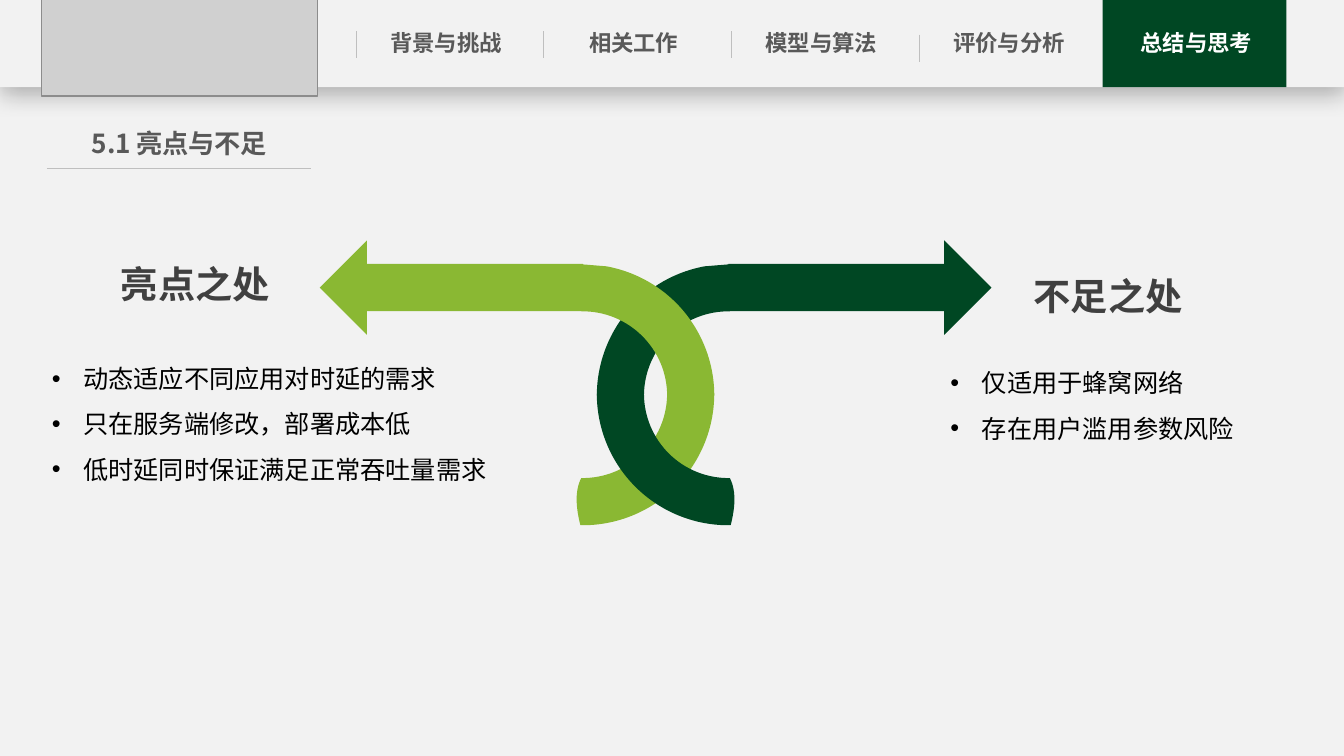
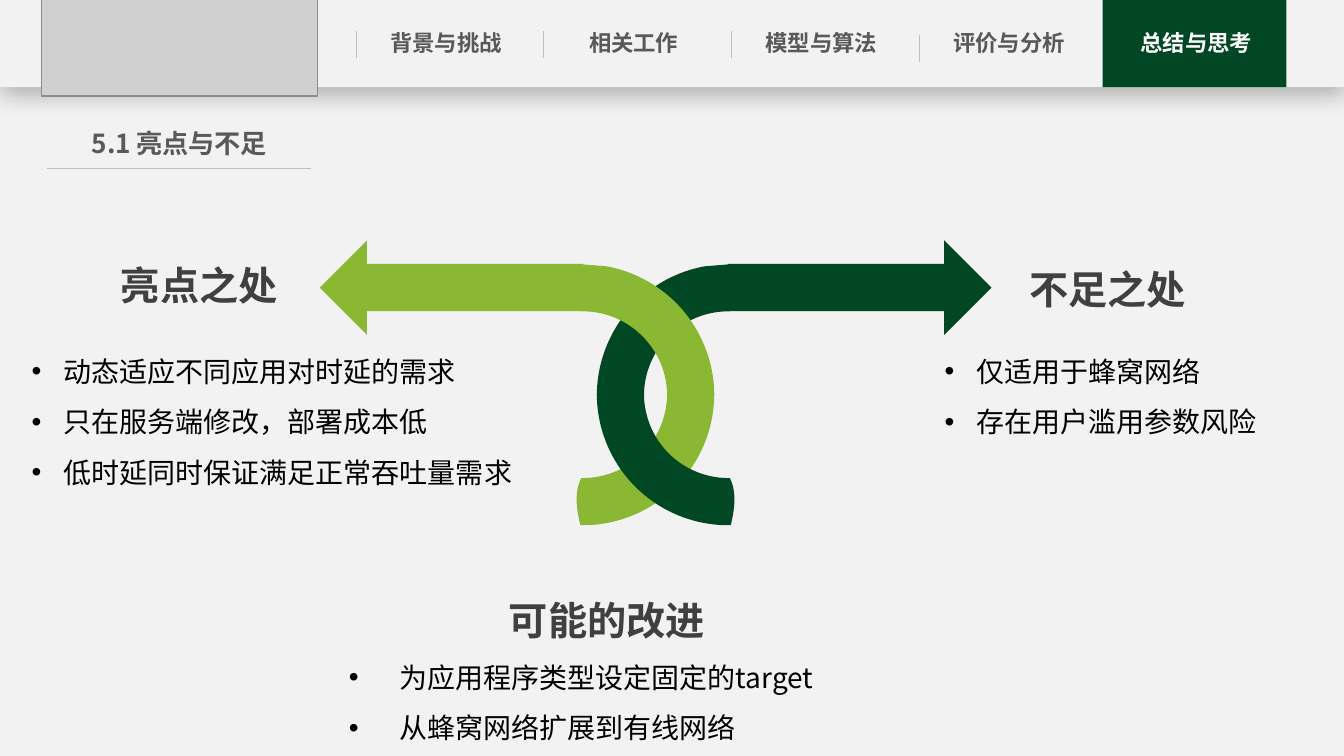
Before and after one commit to Enderfga/Enderfga, a slide deck: slide 22 of Report/C2TCP A Flexible Cellular TCP to Meet Stringent Delay Requirements.pptx (slide 24 before the commit). Drawn at 1344x756 pixels with LibreOffice and Linux fonts; fonts in the diff are those of the drawing; grey boxes stand for pictures. Boxes give left, top, right and bottom in pixels: in the first picture for what was removed or moved away, otherwise in the second. Text is boxed around its words. In the diff, an @@ line names an element or a change of style, - is before the commit and + after.

```diff
--- a/Report/C2TCP A Flexible Cellular TCP to Meet Stringent Delay Requirements.pptx
+++ b/Report/C2TCP A Flexible Cellular TCP to Meet Stringent Delay Requirements.pptx
@@ text "亮点之处" at <box>121,266,278,304</box>: size 26.6 to 28 pt @@
@@ text "不足之处" at <box>1029,270,1186,308</box>: size 26.6 to 28 pt @@
@@ text "不足之处": place and size @@
-text "不足之处" at <box>1034,278,1183,314</box>
+text "不足之处" at <box>1029,270,1186,308</box>
@@ text "动态适应不同应用对时延的需求" at <box>63,358,512,486</box>: size 18 to 20 pt @@
@@ text "动态适应不同应用对时延的需求": place and size @@
-text "动态适应不同应用对时延的需求" at <box>83,366,486,481</box>
+text "动态适应不同应用对时延的需求" at <box>63,358,512,486</box>
@@ text "仅适用于蜂窝网络": place and size @@
-text "仅适用于蜂窝网络" at <box>982,370,1234,440</box>
+text "仅适用于蜂窝网络" at <box>976,358,1256,435</box>
@@ text "仅适用于蜂窝网络" at <box>976,358,1256,435</box>: size 18 to 20 pt @@
@@ text added at <box>399,601,813,741</box>, 20 pt, text #000000 @@
+可能的改进
+• 为应用程序类型设定固定的target
+• 从蜂窝网络扩展到有线网络
```
Also in this commit, not shown: 16 other slides changed, 2 slides removed, 9 other files.
